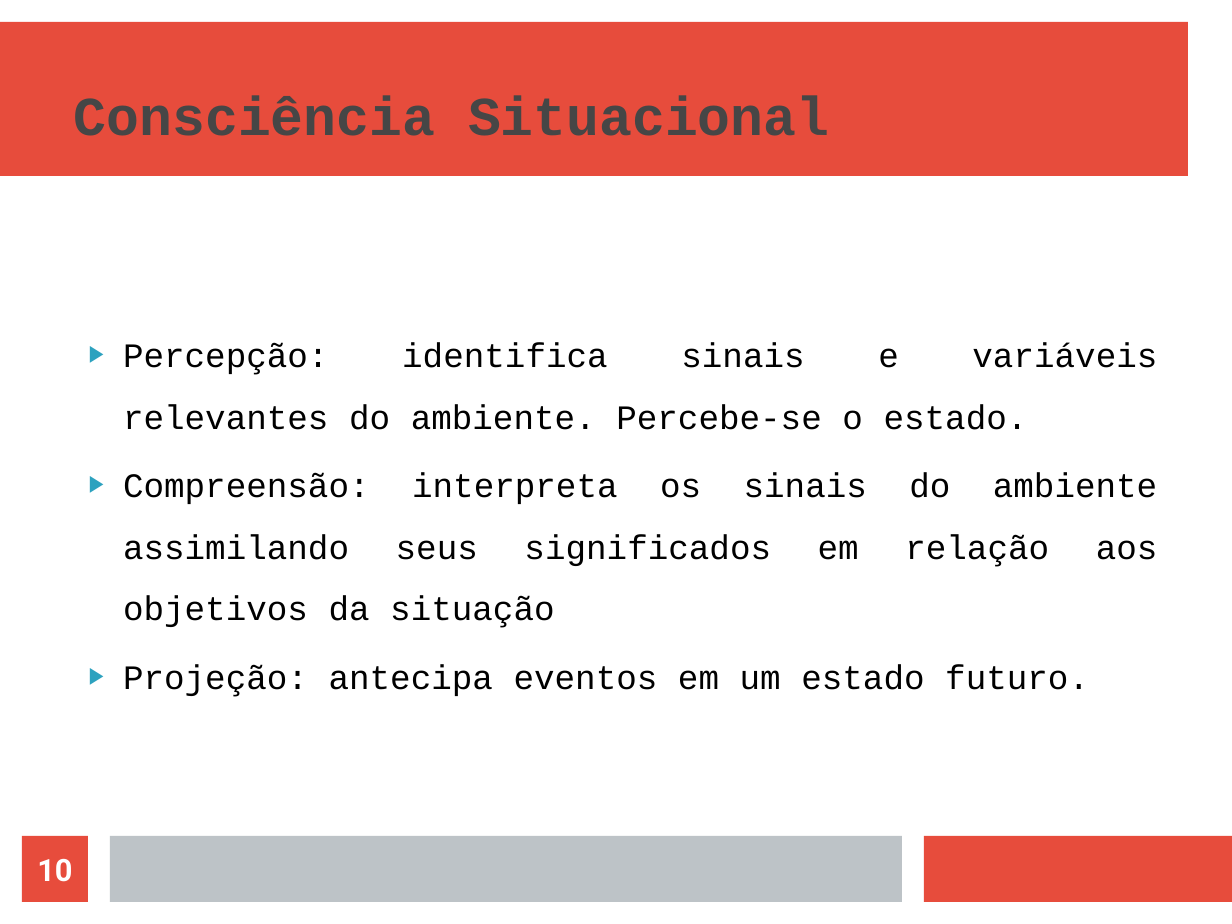
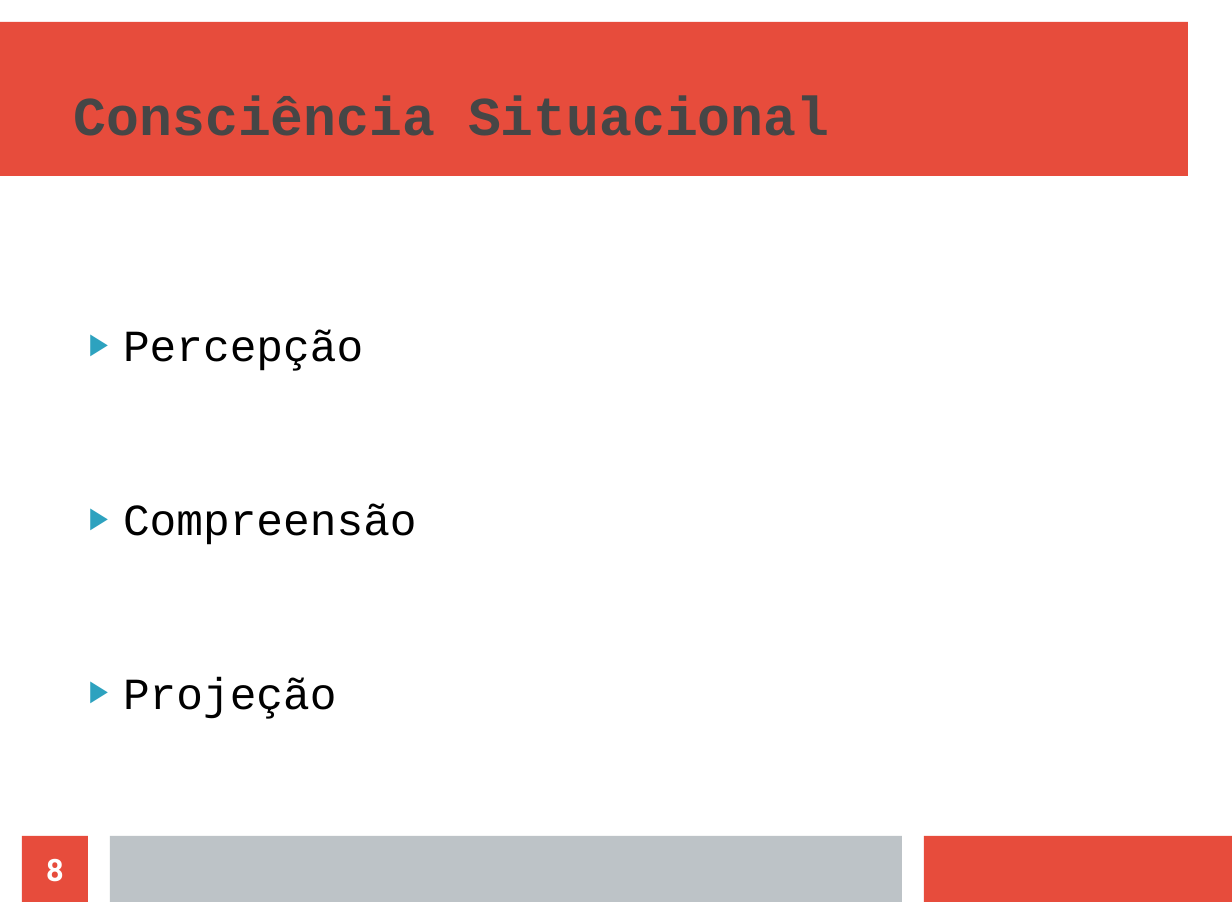
Before and after one commit to naninmartins/TCC-Modelo-de-AVA-com-CS-e-MDE, a slide deck: slide 8 of MODELO DE APOIO AO ENSINO EM AMBIENTES VIRTUAIS - APRESENTAÇÃO (linux).odp (slide 10 before the commit). Drawn at 1232x924 pixels with LibreOffice and Linux fonts; fonts in the diff are those of the drawing. Boxes give left, top, right and bottom in pixels: in the first picture for what was removed or moved away, otherwise in the second. Text is boxed around its words. In the diff, an @@ line names an element or a change of style, - is before the commit and + after.

```diff
--- a/MODELO DE APOIO AO ENSINO EM AMBIENTES VIRTUAIS - APRESENTAÇÃO (linux).odp
+++ b/MODELO DE APOIO AO ENSINO EM AMBIENTES VIRTUAIS - APRESENTAÇÃO (linux).odp
@@ text at (123, 330, 417, 719): text changed; size 20 to 26 pt @@
-▶ Percepção: identifica sinais e variáveis relevantes do ambiente. Percebe-se o estado.
-▶ Compreensão: interpreta os sinais do ambiente assimilando seus significados em relação aos objetivos da situação
-▶ Projeção: antecipa eventos em um estado futuro.
+▶ Percepção
+▶ Compreensão
+▶ Projeção
@@ page number at (46, 859, 64, 882): text changed @@
-10
+8
```
Also in this commit, not shown: 13 other slides changed, 2 slides removed, 1 other file.
